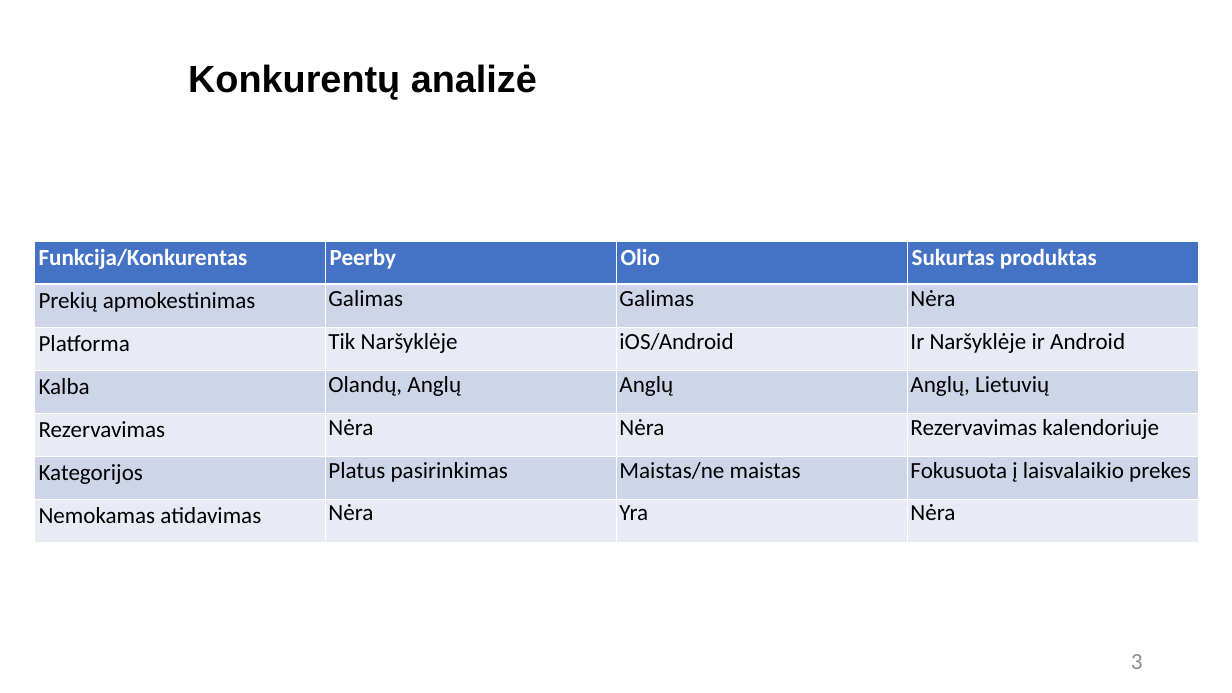
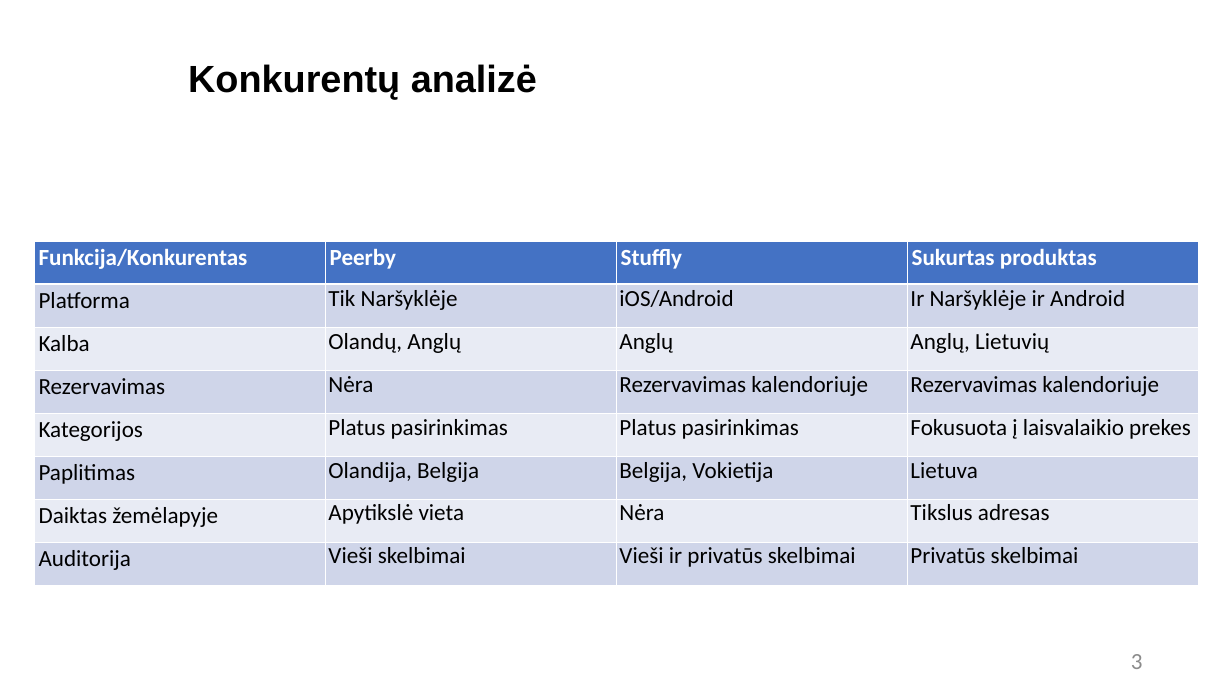
Before and after one commit to RedasNiuklys/Laisvalaikio-preki--dalinimosi-platforma, a slide deck: slide 3 of Office_stuff/Tarpinio Gynimo skaidrės.pptx. Drawn at 1232x693 pixels with LibreOffice and Linux fonts; fonts in the diff are those of the drawing; background and template pictures are left out. Boxes give left, top, right and bottom in pixels: in the first picture for what was removed or moved away, otherwise in the second. Text is boxed around its words. In the diff, an @@ line names an element or a change of style, - is before the commit and + after.

```diff
--- a/Office_stuff/Tarpinio Gynimo skaidrės.pptx
+++ b/Office_stuff/Tarpinio Gynimo skaidrės.pptx
@@ table at [34,241,1198,585] @@
-row 1: Funkcija/Konkurentas | Peerby | Olio | Sukurtas produktas
-row 2: Prekių apmokestinimas | Galimas | Galimas | Nėra
+row 1: Funkcija/Konkurentas | Peerby | Stuffly | Sukurtas produktas
-row 5: Rezervavimas | Nėra | Nėra | Rezervavimas kalendoriuje
-row 6: Kategorijos | Platus pasirinkimas | Maistas/ne maistas | Fokusuota į laisvalaikio prekes
-row 7: Nemokamas atidavimas | Nėra | Yra | Nėra
+row 4: Rezervavimas | Nėra | Rezervavimas kalendoriuje | Rezervavimas kalendoriuje
+row 5: Kategorijos | Platus pasirinkimas | Platus pasirinkimas | Fokusuota į laisvalaikio prekes
+row 6: Paplitimas | Olandija, Belgija | Belgija, Vokietija | Lietuva
+row 7: Daiktas žemėlapyje | Apytikslė vieta | Nėra | Tikslus adresas
+row 8: Auditorija | Vieši skelbimai | Vieši ir privatūs skelbimai | Privatūs skelbimai
```
Also in this commit, not shown: 5 other slides changed, 59 other files.
